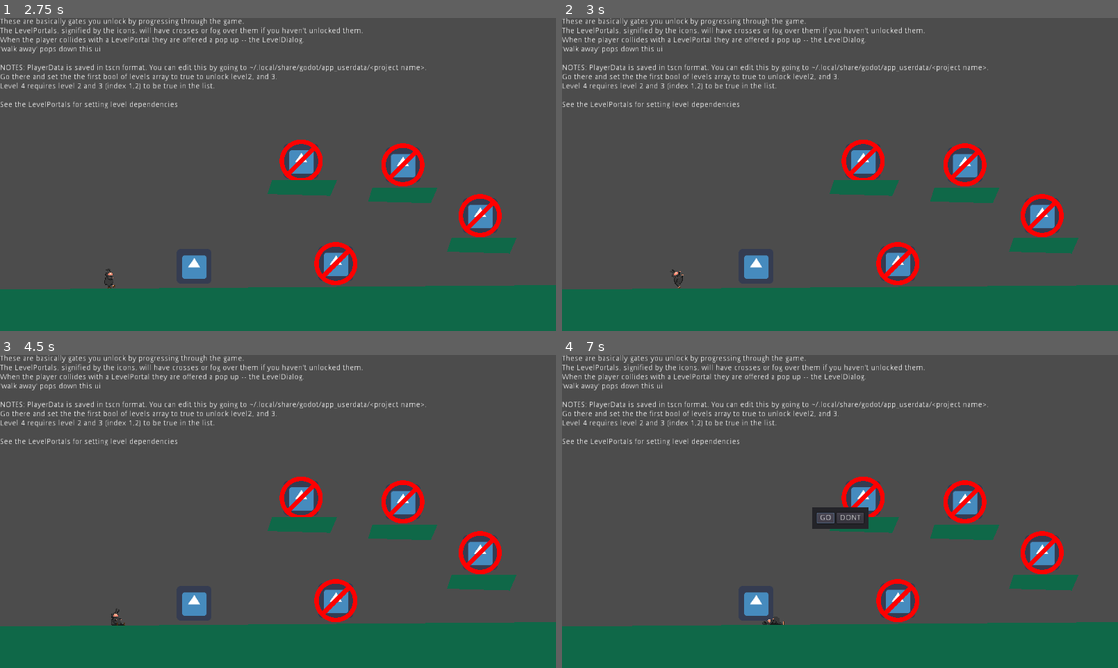
Above: before the commit, frames 1-4 (two rows, left to right).
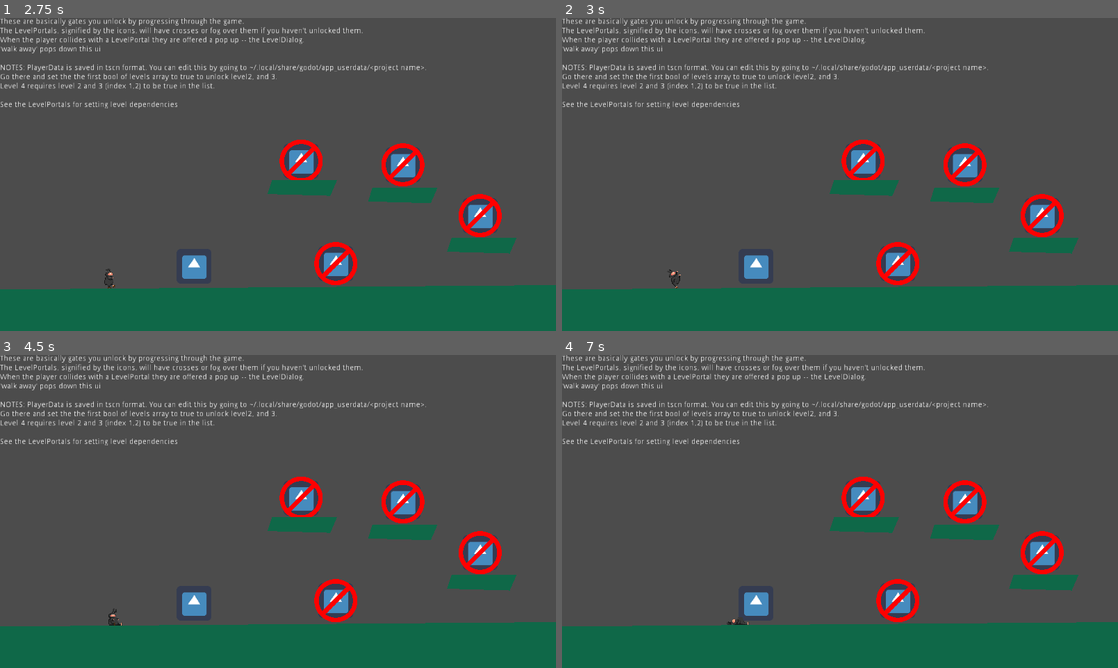
Above: after the commit, the same moments.

Repository: gmeisinger/plug-it-in
Game: Godot game, scene res://scenes/UI/Title.tscn
Same seed, same stepped clock (60 frames per second), same inputs: the game is played once before the commit and once after it. The engine's default icon, where the game draws it, is replaced by a stand-in: a white triangle on a blue panel in a dark square.
Inputs (mouse positions are in pixels of both pictures, inside the frame that each line leads up to):
- Up to frame 1 (2.75 s): click "Play" at 0.5 s; click "Play" at 1.25 s; click "Options" at 2 s
- Up to frame 2 (3 s): tap Enter at 2.75 s; hold D (move_right) from 2.78 s (still down); tap R (die) at 2.85 s
- Up to frame 3 (4.5 s): tap Space (jump) at 3.02, 3.77, 4.25 s; tap F (fail) at 3.6 s; release D (move_right) at 4.28 s; hold A (move_left) from 4.28 s (still down); tap R (die) at 4.35 s
- Up to frame 4 (7 s): tap Enter at 5 s; release A (move_left) at 5.03 s; hold D (move_right) 5.03-6.5 s; tap F (fail) at 5.1 s; tap Space (jump) at 5.27, 6.02 s; tap R (die) at 5.85 s; click (823, 517) at 6.5 s, where only the run before the commit has a clickable "GO"

Frame 1 is identical in both runs. In frame 2, less than 0.1% of the frame differs, in the area x 19-22%, y 80-87%; in frame 3, less than 0.1%; in frame 4, 0.7%, in the area x 29-56%, y 48-87%.

Commit message:
fixed cord attach_object method

Diff:
--- a/scenes/cord/cord.gd
+++ b/scenes/cord/cord.gd
@@ -20,8 +20,8 @@
 		add_joint(parent, child)
 		parent = child
 		# hide the last segment - looks better. Comment out to see difference
-		#if i == LENGTH-1:
-			#child.get_node('Sprite').hide()
+		if i == LENGTH-1:
+			child.get_node('Sprite').hide()
 	emit_signal("cord_ready")
 
 func add_segment(parent):
@@ -42,6 +42,6 @@
 
 # adds and instanced object to the end of rope
 func attach_object(obj):
-	add_joint(final_segment, obj)
 	obj.position = final_segment.position + final_segment.get_end()
 	add_child(obj)
+	add_joint(final_segment, obj)
--- a/scenes/levels/Scripts/weight_test.gd
+++ b/scenes/levels/Scripts/weight_test.gd
@@ -1,6 +1,10 @@
 extends Node2D
+
+func _ready():
+	OS.set_window_position(Vector2.ZERO)
 
 func _on_cord_cord_ready():
 	var weight_scn = load("res://scenes/weight/weight.tscn")
 	var weight = weight_scn.instance()
+	#var player = $player
 	$cord.attach_object(weight)
--- a/scenes/levels/area.tscn
+++ b/scenes/levels/area.tscn
@@ -1,9 +1,8 @@
-[gd_scene load_steps=6 format=2]
+[gd_scene load_steps=5 format=2]
 
 [ext_resource path="res://scenes/levels/Scripts/weight_test.gd" type="Script" id=1]
 [ext_resource path="res://scenes/cord/cord.tscn" type="PackedScene" id=2]
 [ext_resource path="res://scenes/player/player.tscn" type="PackedScene" id=3]
-[ext_resource path="res://scenes/weight/weight.tscn" type="PackedScene" id=4]
 
 [sub_resource type="RectangleShape2D" id=1]
 extents = Vector2( 155, 10 )
@@ -51,7 +50,4 @@
 text = "Emotes:
 Press F to fail
 Press R to die"
-
-[node name="weight" parent="." instance=ExtResource( 4 )]
-position = Vector2( 370.6, 192.224 )
 [connection signal="cord_ready" from="cord" to="." method="_on_cord_cord_ready"]
--- a/scenes/player/player.gd
+++ b/scenes/player/player.gd
@@ -1,8 +1,8 @@
 extends KinematicBody2D
 
 var velocity : Vector2
-var walk_speed = 50.0
-var max_walk_speed = 300.0
+var walk_speed = 30.0
+var max_walk_speed = 200.0
 var jump_speed = 450
 var FRICTION = 700.0
 var floor_normal = Vector2.UP
--- a/scenes/player/states/player_state_falling.gd
+++ b/scenes/player/states/player_state_falling.gd
@@ -15,3 +15,6 @@
 	var fall_distance = host.global_position.y - fall_start_position.y
 	host.process_horizontal_movement(delta)
 	host.process_move_and_slide(delta)
+	# quick, dirty, ugly stuff
+	if host.position.y > 650.0:
+		host.position.y = -50.0
